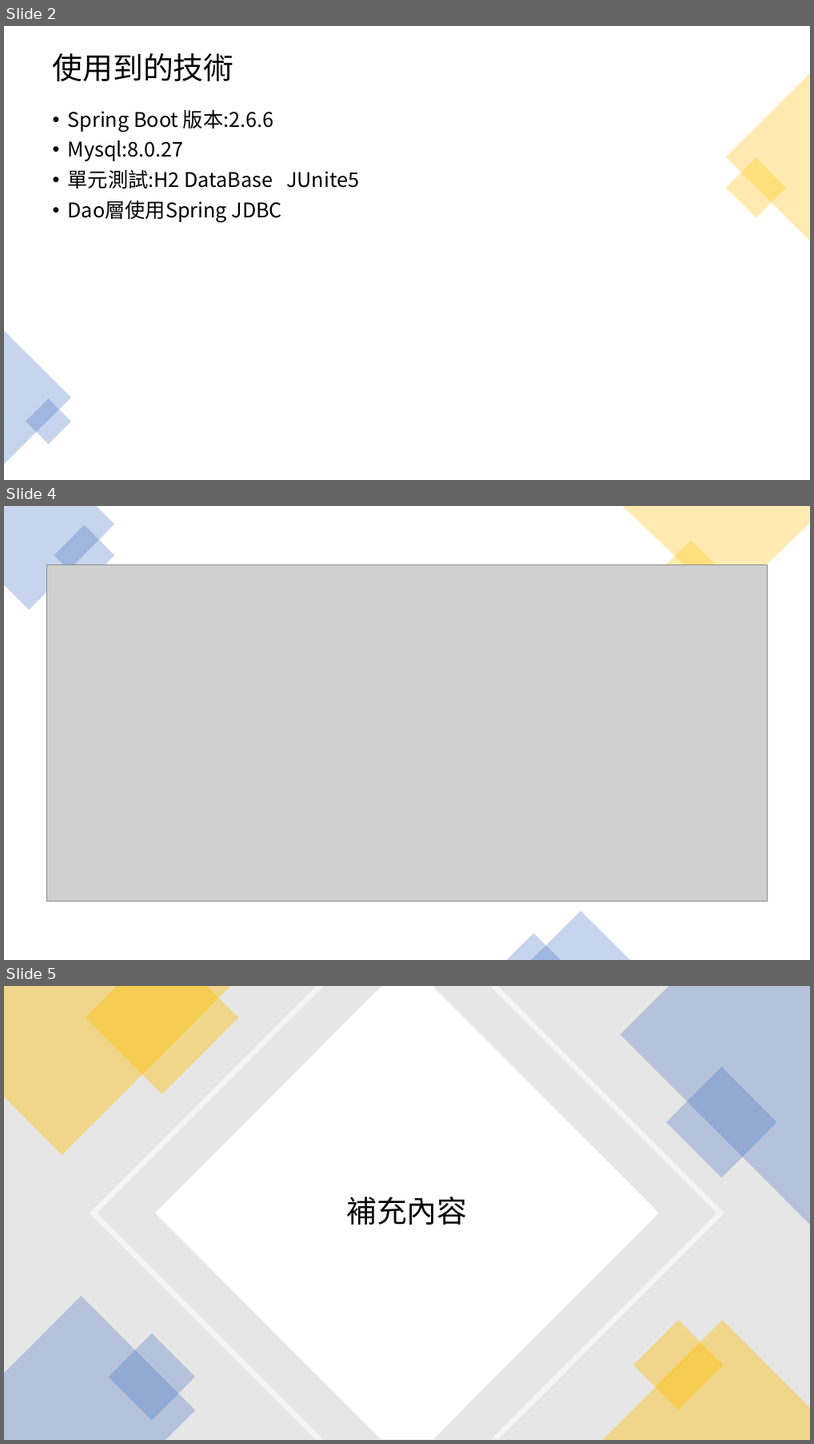
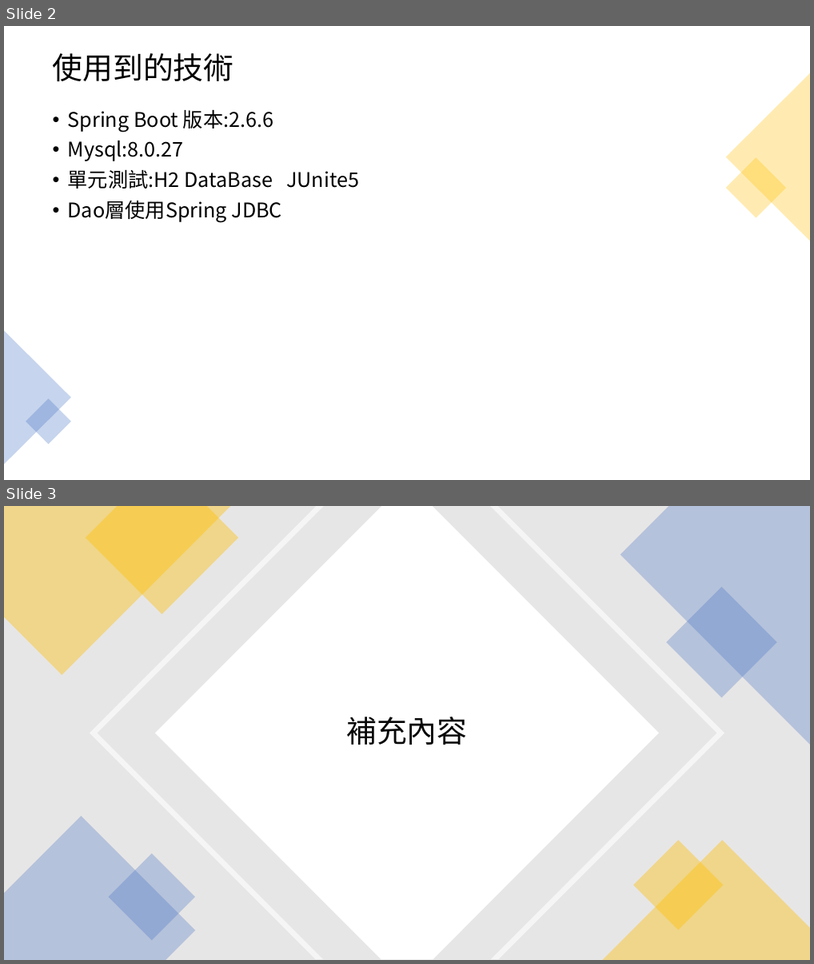
Before and after one commit to jackson99011/BookCartProject, a slide deck: document/boot spring 範例.pptx. Shown one above the other, each under a label of ours: slides 2, 4 and 5 before the commit, slides 2 and 3 after it; the slides between them are not shown. The pictures are 814x1444 and 814x964 pixels, drawn with LibreOffice and Linux fonts; fonts in the diff are those of the drawing; grey boxes stand for pictures. Boxes give left, top, right and bottom in pixels: in the first picture for what was removed or moved away, otherwise in the second. Text is boxed around its words. In the diff, an @@ line names an element or a change of style, - is before the commit and + after.

```diff
--- a/document/boot spring 範例.pptx
+++ b/document/boot spring 範例.pptx
@@ slide 4 removed at (x1=4, y1=506, x2=810, y2=960), background #FFFFFF @@
@@ freeform shape removed at (x1=4, y1=506, x2=114, y2=610) @@
@@ rectangle removed at (x1=54, y1=525, x2=115, y2=586) @@
@@ freeform shape removed at (x1=623, y1=506, x2=810, y2=604) @@
@@ rectangle removed at (x1=659, y1=540, x2=723, y2=604) @@
@@ picture removed at (x1=46, y1=565, x2=768, y2=901) @@
@@ triangle removed at (x1=531, y1=911, x2=630, y2=960) @@
@@ triangle removed at (x1=507, y1=933, x2=561, y2=960) @@
@@ what was slide 5 is now slide 3 @@
```
Also in this commit, not shown: 1 other slide removed, 2 other files.
